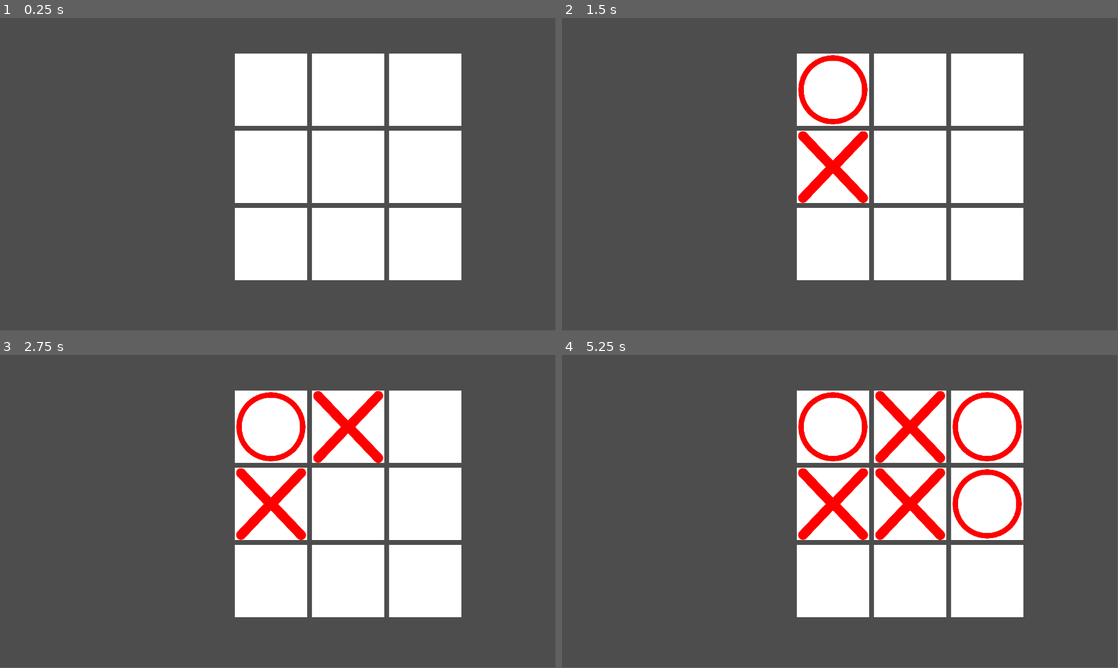
Above: before the commit, frames 1-4 (two rows, left to right).
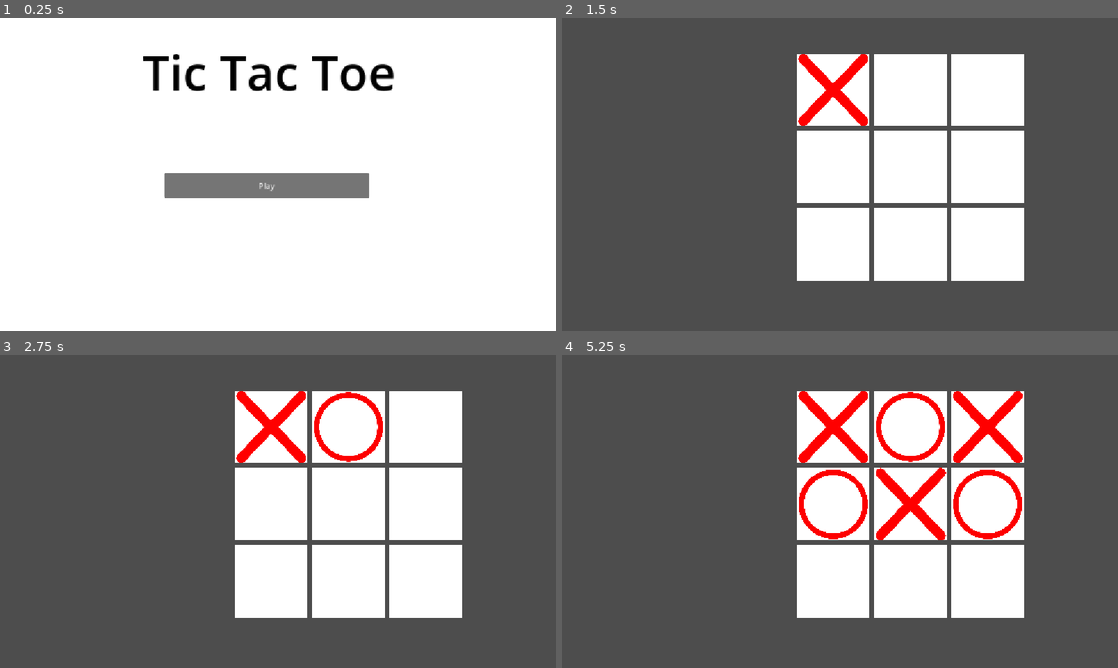
Above: after the commit, the same moments.

Repository: kurikosancode/tic-tac-toe
Game: Godot game, scene res://scene/main_menu.tscn
The game is run twice, just before and just after one commit, with the same random seed, the same clock (stepped at 60 frames per second) and the same inputs. Before the commit the project starts from res://scene/tic_tac_toe.tscn.
Inputs (mouse positions are in pixels of both pictures, inside the frame that each line leads up to):
- Up to frame 1 (0.25 s): no input
- Up to frame 2 (1.5 s): click (828, 183) at 0.5 s, where only the run after the commit has a clickable "Play"; tap Enter at 1.25 s; move the mouse to (834, 89) at 1.27 s; click (834, 89) at 1.42 s
- Up to frame 3 (2.75 s): tap Space at 2 s; move the mouse to (350, 426) at 2.02 s; click (350, 426) at 2.17 s
- Up to frame 4 (5.25 s): tap Enter at 2.75, 4.25 s; move the mouse to (984, 426) at 2.77 s; click (984, 426) at 2.92 s; tap Space at 3.5, 5 s; move the mouse to (834, 505) at 3.52 s; click (834, 505) at 3.67 s; move the mouse to (912, 505) at 4.27 s; click (912, 505) at 4.42 s; move the mouse to (984, 505) at 5.02 s; click (984, 505) at 5.17 s
In our replay, the window is 799x449 before the commit and 800x450 after it. These sizes can differ from the game's own. Grey fills any space a smaller window leaves; there, only what the larger window draws over its background counts as a difference.

The runs differ from the first frame. In frame 1, 75% of the frame differs, in the area x 0-100%, y 0-100%; in frame 2, 3.0%; in frame 3, 4.4%; in frame 4, 6.6%.

Commit message:
added music

Diff:
--- a/project.godot
+++ b/project.godot
@@ -11,7 +11,7 @@
 [application]
 
 config/name="TicTacToe"
-run/main_scene="uid://g2o0fpff1tp4"
+run/main_scene="uid://bhtxyplrmr5sq"
 config/features=PackedStringArray("4.6", "Forward Plus")
 config/icon="res://icon.svg"
 
@@ -19,6 +19,12 @@
 
 GameManager="*uid://dt12wl0fe8kw0"
 SceneManager="*uid://2382i5vwlhd6"
+Music="*uid://micd01q3gryl"
+
+[display]
+
+window/stretch/mode="canvas_items"
+window/stretch/aspect="expand"
 
 [physics]
 
--- a/script/constants.gd
+++ b/script/constants.gd
@@ -13,3 +13,6 @@
 
 const MENU_PATH = "res://scene/main_menu.tscn"
 const GAME_PATH = "res://scene/tic_tac_toe.tscn"
+
+const MUSIC_PATH = "res://assets/music"
+const MP3_EXTENSION = ".mp3"
--- /dev/null
+++ b/script/file_manager.gd
@@ -0,0 +1,21 @@
+class_name FileManager
+
+static func get_files_in_folder(path: String) -> Array[String]:
+	var files: Array[String] = []
+	var dir := DirAccess.open(path)
+
+	if dir == null:
+		push_error("Failed to open directory: " + path)
+		return files
+
+	dir.list_dir_begin()
+	var file_name = dir.get_next()
+
+	while file_name != "":
+		if not dir.current_is_dir():
+			files.append(path + "/" + file_name)
+
+		file_name = dir.get_next()
+
+	dir.list_dir_end()
+	return files
--- /dev/null
+++ b/script/music.gd
@@ -0,0 +1,26 @@
+extends Node
+
+@onready var player := AudioStreamPlayer.new()
+var playlist: Array[AudioStream]
+var index: int = 0
+
+func _ready() -> void:
+	var music_path = FileManager.get_files_in_folder(Constants.MUSIC_PATH)
+	for path in music_path:
+		if path.ends_with(Constants.MP3_EXTENSION):
+			playlist.append(load(path))
+
+	add_child(player)
+	player.finished.connect(_on_finished)
+	playlist.shuffle()
+	play_song()
+
+func play_song():
+	var song = playlist[index]
+	player.stream = song
+	player.play()
+	print("Now Playing: ", song)
+
+func _on_finished():
+	index = (index + 1) % playlist.size()
+	play_song()
--- /dev/null
+++ b/script/settings_manager.gd
@@ -0,0 +1,3 @@
+extends Node
+
+var volume: float
Not shown, added: assets/music/Alive.mp3.import
Not shown, added: assets/music/Black Catcher.mp3.import
Not shown, added: assets/music/Bleach.mp3.import
Not shown, added: assets/music/Bocchi The Rock.mp3.import
Not shown, added: assets/music/Chainsaw Man.mp3.import
Not shown, added: assets/music/Colors.mp3.import
Not shown, added: assets/music/Cupid.mp3.import
Not shown, added: assets/music/Departure.mp3.import
Not shown, added: assets/music/Dr. Stone.mp3.import
Not shown, added: assets/music/Evangelion.mp3.import
Not shown, added: assets/music/Gurenge.mp3.import
Not shown, added: assets/music/Hell's Paradise.mp3.import
(and 59 more such lines)
